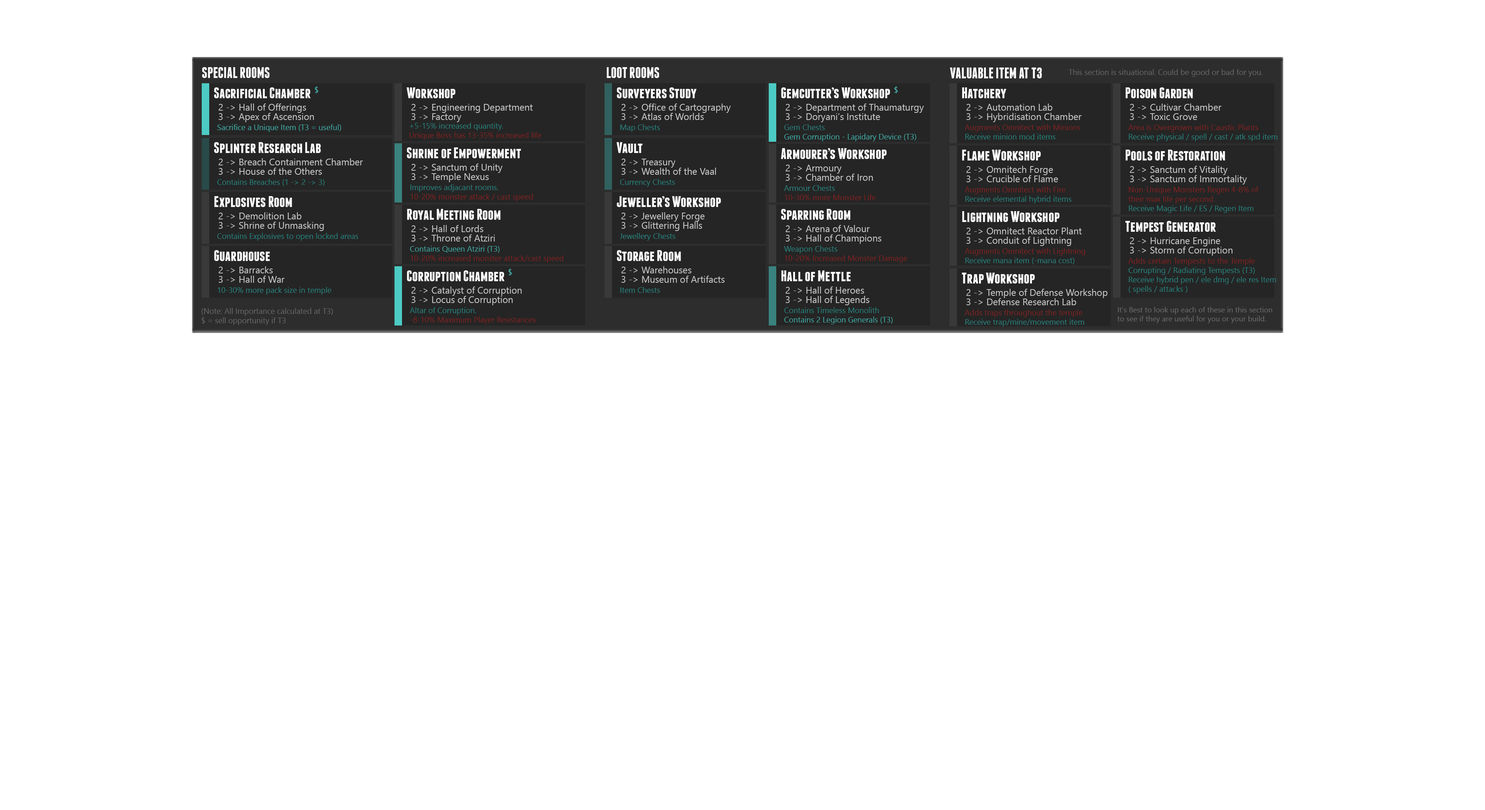
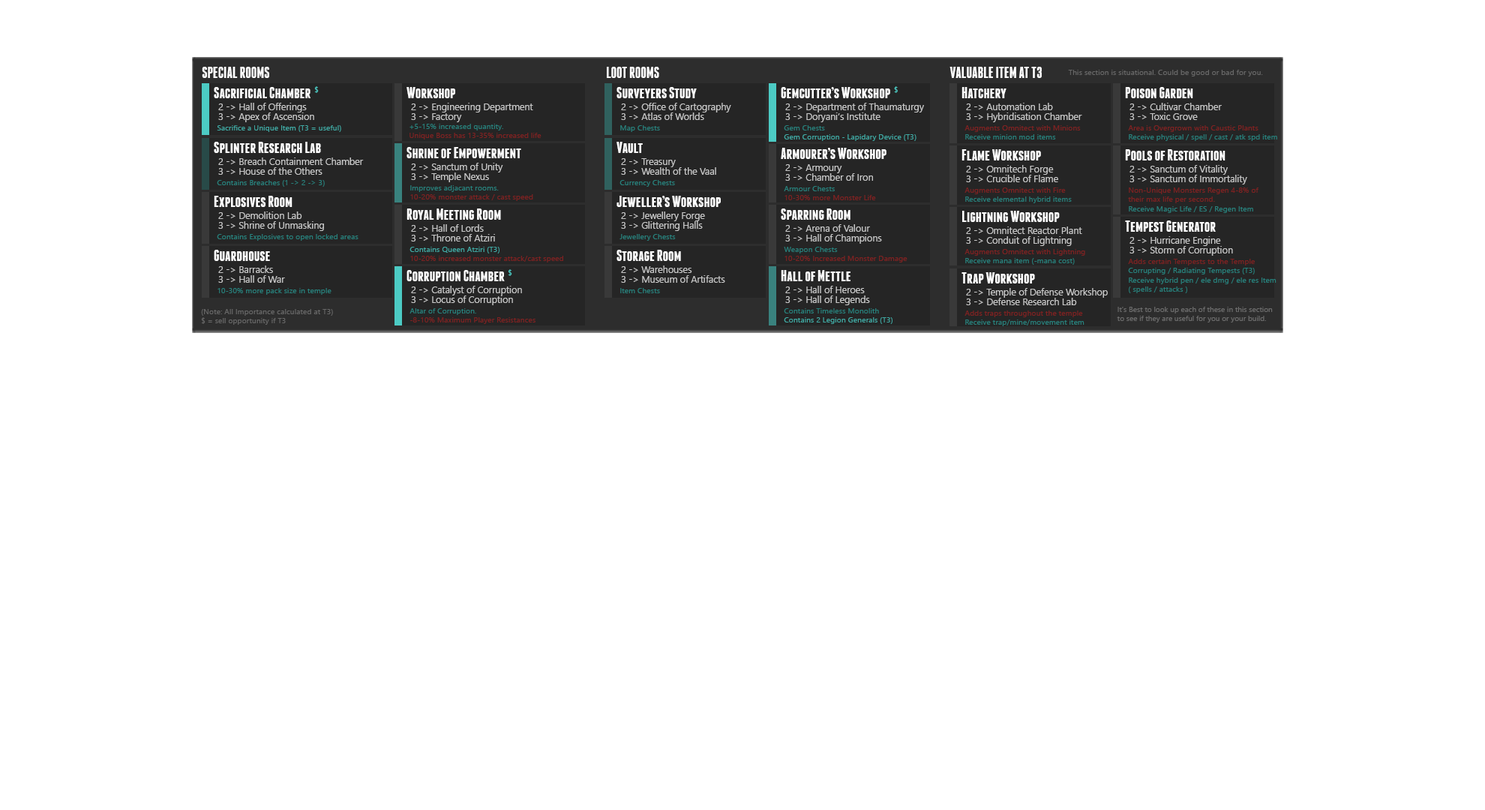
Before/after of a w=1485, h=810 layered artwork. What changed in the layer stack:
painted on "2 -> Temple of Defense Workshop 3 -> Defense Research Lab" over [1005, 288, 1027, 295]
